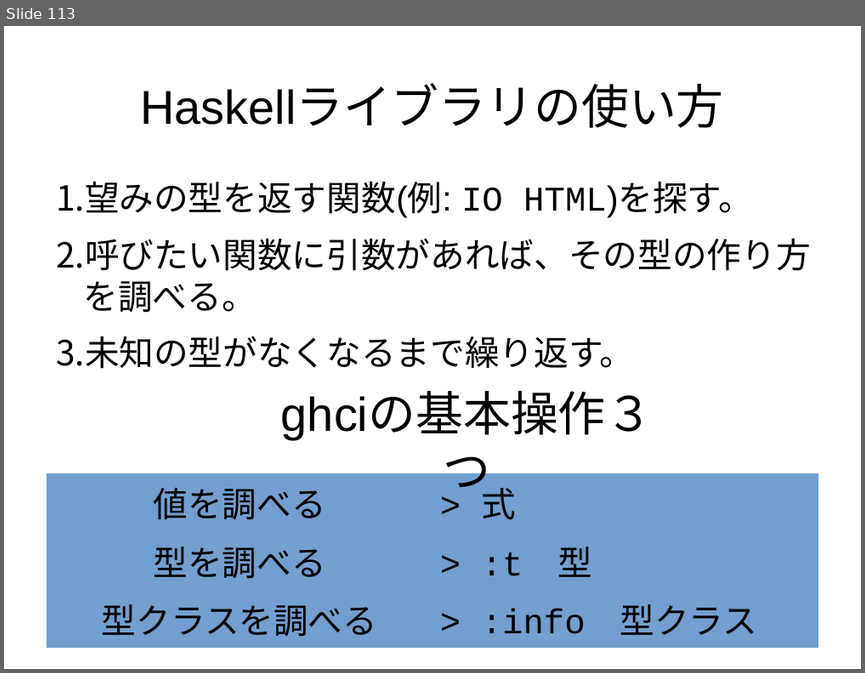
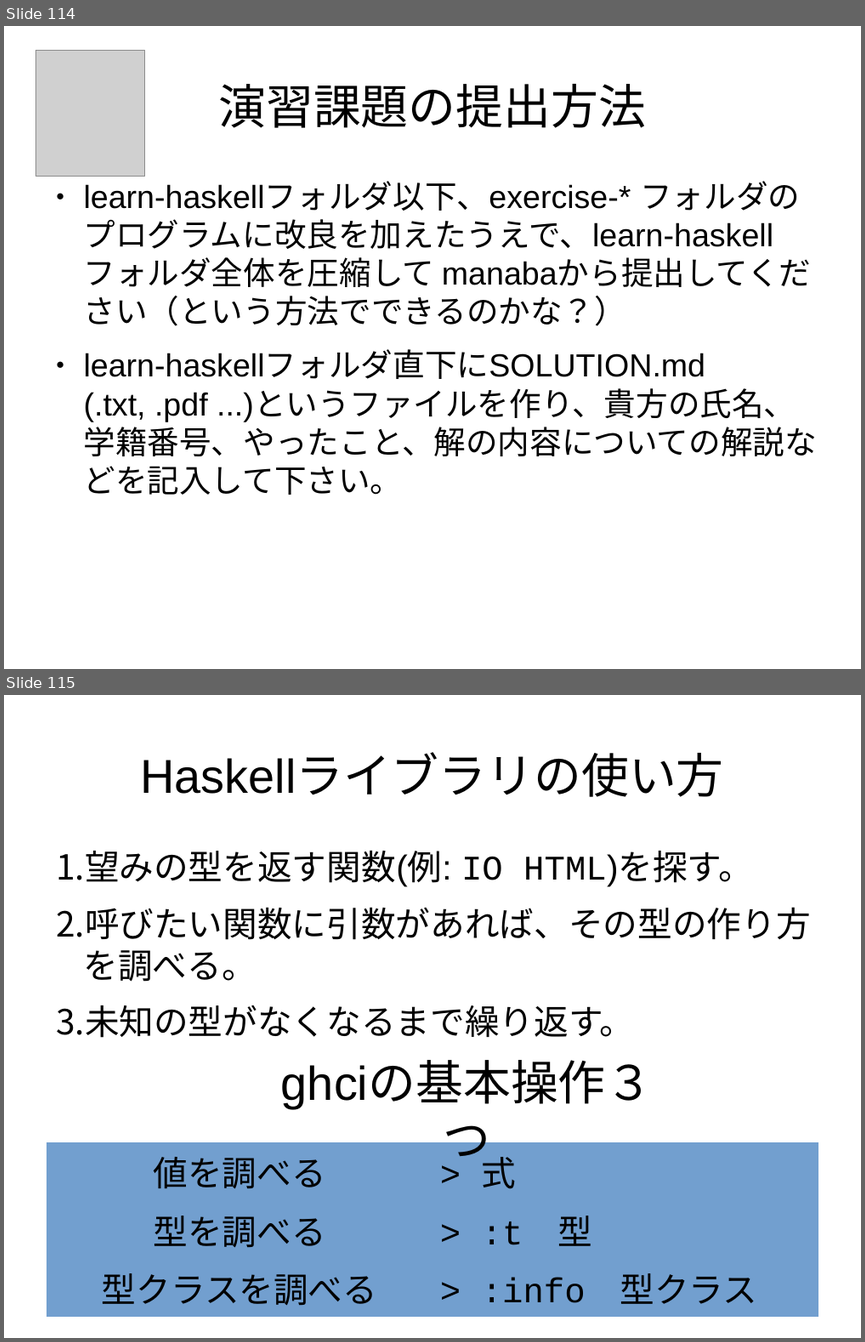
Before and after one commit to nushio3/learn-haskell, a slide deck: Tsukuba-2016.odp. Shown one above the other, each under a label of ours: slide 113 before the commit, slides 114 and 115 after it. The pictures are 865x673 and 865x1342 pixels, drawn with LibreOffice and Linux fonts; fonts in the diff are those of the drawing; grey boxes stand for pictures. Boxes give left, top, right and bottom in pixels: in the first picture for what was removed or moved away, otherwise in the second. Text is boxed around its words. In the diff, an @@ line names an element or a change of style, - is before the commit and + after.

```diff
--- a/Tsukuba-2016.odp
+++ b/Tsukuba-2016.odp
@@ slide 114 added at (x1=4, y1=26, x2=861, y2=669), background #FFFFFF @@
@@ picture added at (x1=36, y1=50, x2=145, y2=176) @@
@@ title added at (x1=218, y1=84, x2=646, y2=128), 44 pt, text #000000 @@
+演習課題の提出方法
@@ text added at (x1=84, y1=181, x2=817, y2=494), 29.6 pt, text #000000 @@
+● learn-haskellフォルダ以下、exercise-* フォルダのプログラムに改良を加えたうえで、learn-haskellフォルダ全体を圧縮して manabaから提出してください（という方法でできるのかな？）
+● learn-haskellフォルダ直下にSOLUTION.md (.txt, .pdf ...)というファイルを作り、貴方の氏名、学籍番号、やったこと、解の内容についての解説などを記入して下さい。
@@ what was slide 113 is now slide 115 @@
```
Also in this commit, not shown: 1 other slide added, 2 other files.
